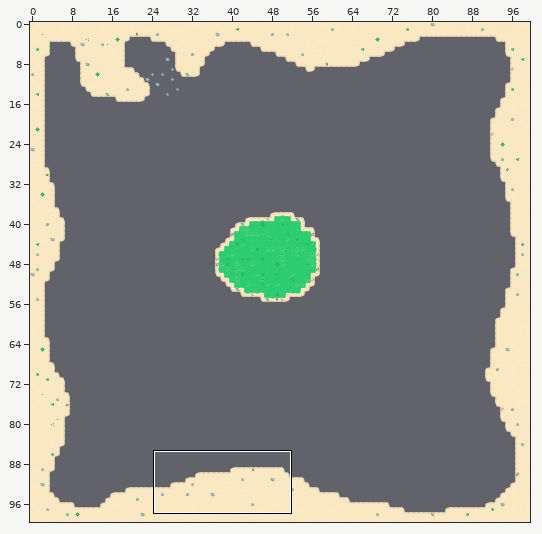
A Tiled map gets an edit: core/assets/tiledMap/world1.tmx. The first picture is a wide view before the edit; the outline marks the close-up.
Close-up. Before:
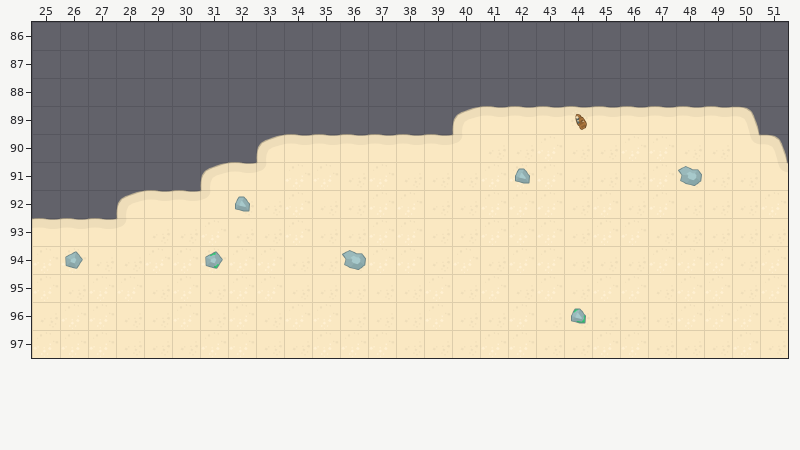
Cells are 64x64 px. Shown: x 25..51, y 86..97. The commit also changed other parts of the map, which this record leaves out.
And afterwards:
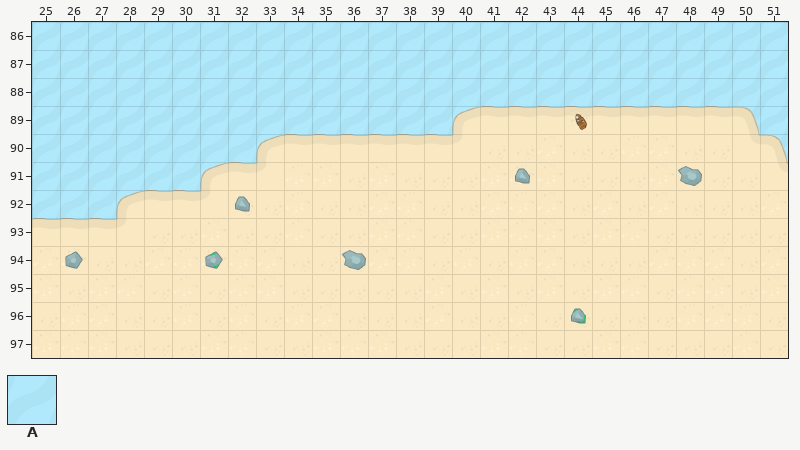
Key: from "tiles_sheet": A 72.
_ is an empty cell, . an unchanged one.
Diff:
--- layer "background"
@@ x 25..51 @@
-86 ___________________________
-87 ___________________________
-88 ___________________________
-89 ___________________________
-90 _______________..........._
-91 ________...................
-92 ______.....................
-93 ___........................
+86 AAAAAAAAAAAAAAAAAAAAAAAAAAA
+87 AAAAAAAAAAAAAAAAAAAAAAAAAAA
+88 AAAAAAAAAAAAAAAAAAAAAAAAAAA
+89 AAAAAAAAAAAAAAAAAAAAAAAAAAA
+90 AAAAAAAAAAAAAAA...........A
+91 AAAAAAAA...................
+92 AAAAAA.....................
+93 AAA........................
